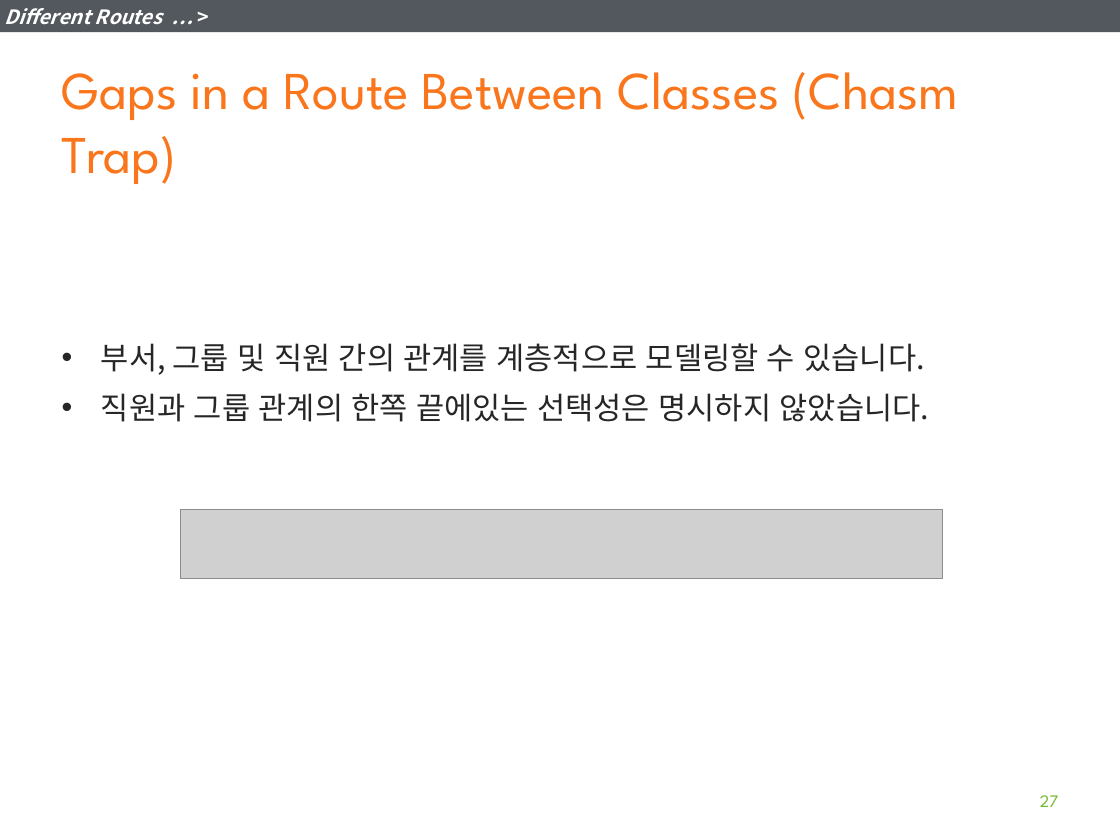
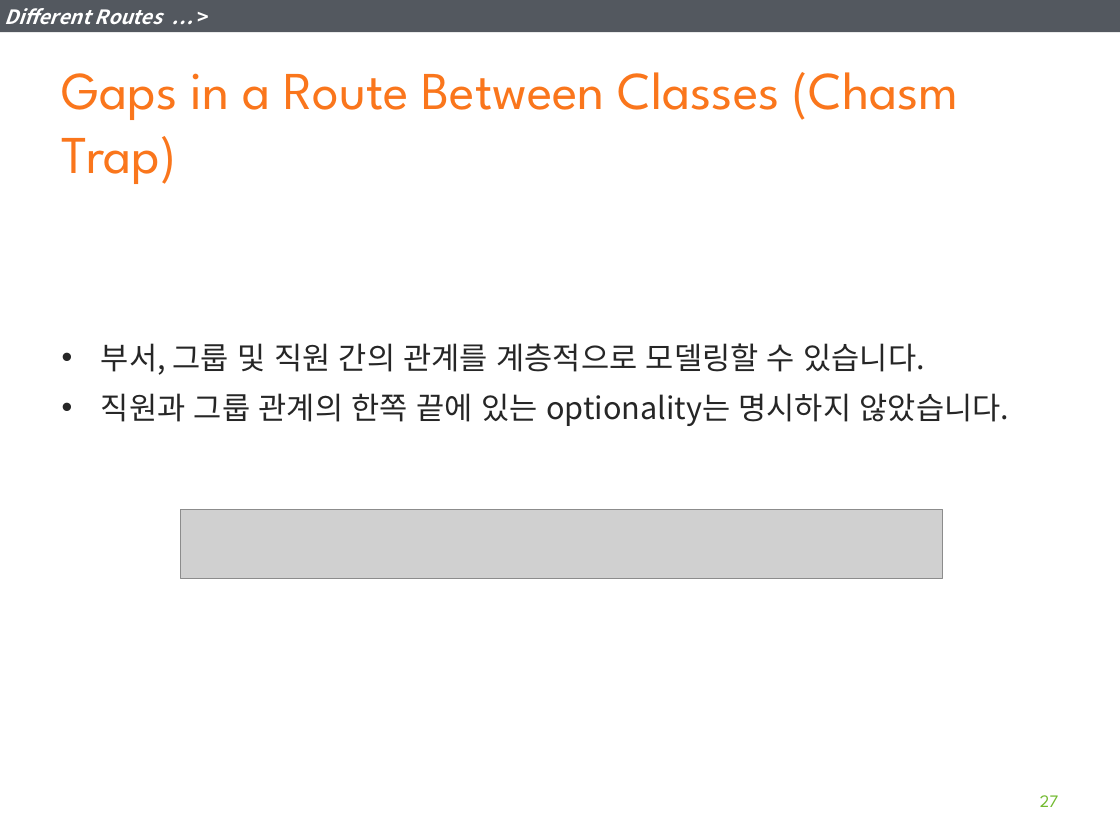
Before and after one commit to YoonJoon/KGarden, a slide deck: slide 27 of DBDesign/6_DevelopingaDataModel.pptx. Drawn at 1120x840 pixels with LibreOffice and Linux fonts; fonts in the diff are those of the drawing; grey boxes stand for pictures. Boxes give left, top, right and bottom in pixels: in the first picture for what was removed or moved away, otherwise in the second. Text is boxed around its words. In the diff, an @@ line names an element or a change of style, - is before the commit and + after.

```diff
--- a/DBDesign/6_DevelopingaDataModel.pptx
+++ b/DBDesign/6_DevelopingaDataModel.pptx
@@ text at <box>101,393,1009,426</box>: text changed @@
-• 직원과 그룹 관계의 한쪽 끝에있는 선택성은 명시하지 않았습니다.
+• 직원과 그룹 관계의 한쪽 끝에 있는 optionality는 명시하지 않았습니다.
```
Also in this commit, not shown: 7 other slides changed.
